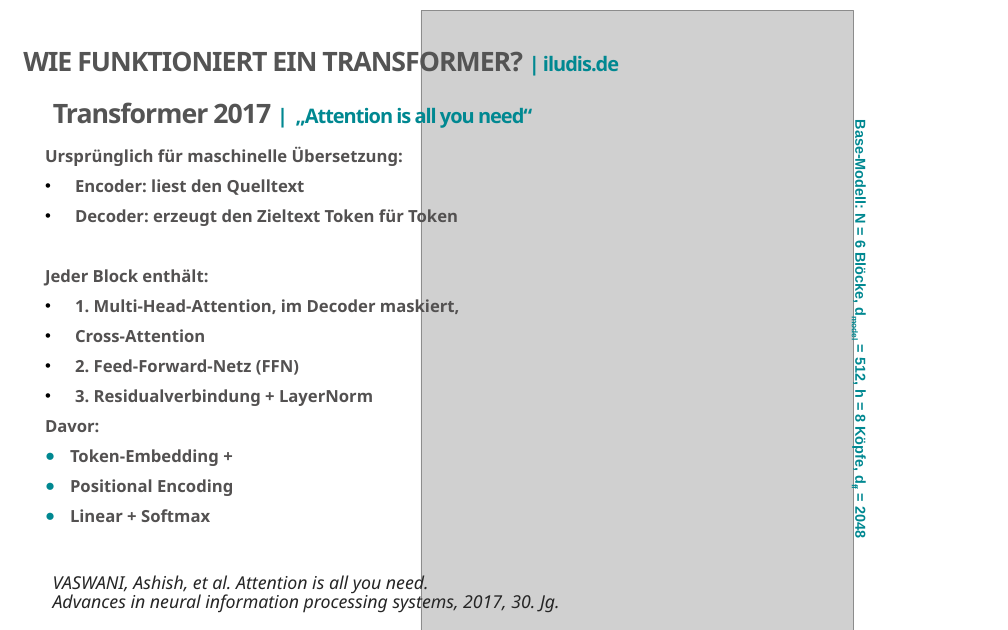
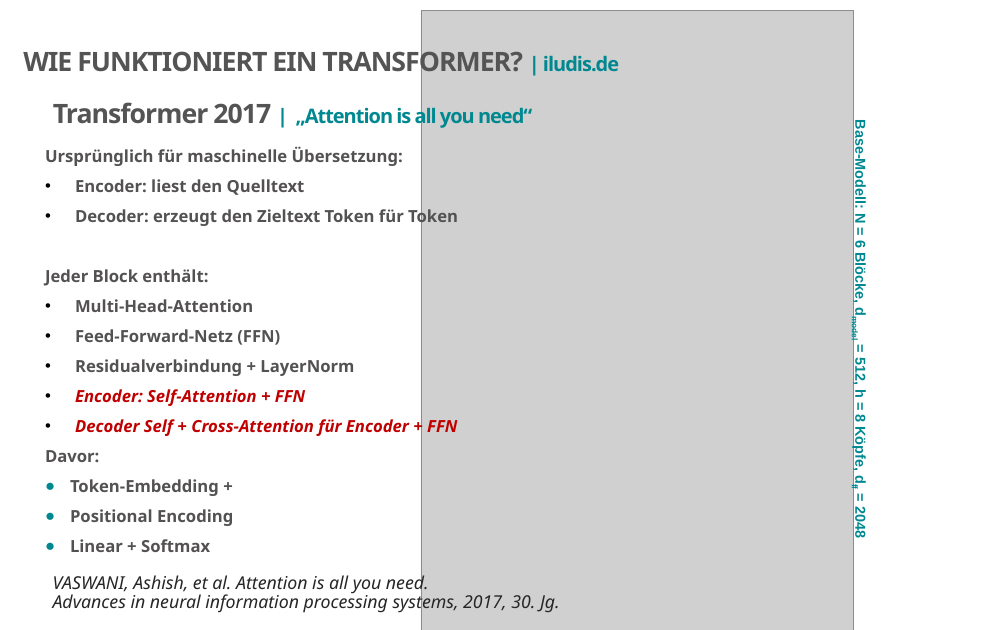
Before and after one commit to iludis52/DQR6_Material, a slide deck: slide 4 of M2a_Transformer/Dokumente/GPT_Vortrag_Version2026_rev.pptx. Drawn at 1008x630 pixels with LibreOffice and Linux fonts; fonts in the diff are those of the drawing; grey boxes stand for pictures; background and template pictures are left out. Boxes give left, top, right and bottom in pixels: in the first picture for what was removed or moved away, otherwise in the second. Text is boxed around its words. In the diff, an @@ line names an element or a change of style, - is before the commit and + after.

```diff
--- a/M2a_Transformer/Dokumente/GPT_Vortrag_Version2026_rev.pptx
+++ b/M2a_Transformer/Dokumente/GPT_Vortrag_Version2026_rev.pptx
@@ text at bbox=[75, 299, 457, 436]: text changed @@
-• 1. Multi-Head-Attention, im Decoder maskiert,
-• Cross-Attention
-• 2. Feed-Forward-Netz (FFN)
-• 3. Residualverbindung + LayerNorm
+• Multi-Head-Attention
+• Feed-Forward-Netz (FFN)
+• Residualverbindung + LayerNorm
+• Encoder: Self-Attention + FFN
+• Decoder Self + Cross-Attention für Encoder + FFN
```
Also in this commit, not shown: 9 other slides changed, 22 other files.
